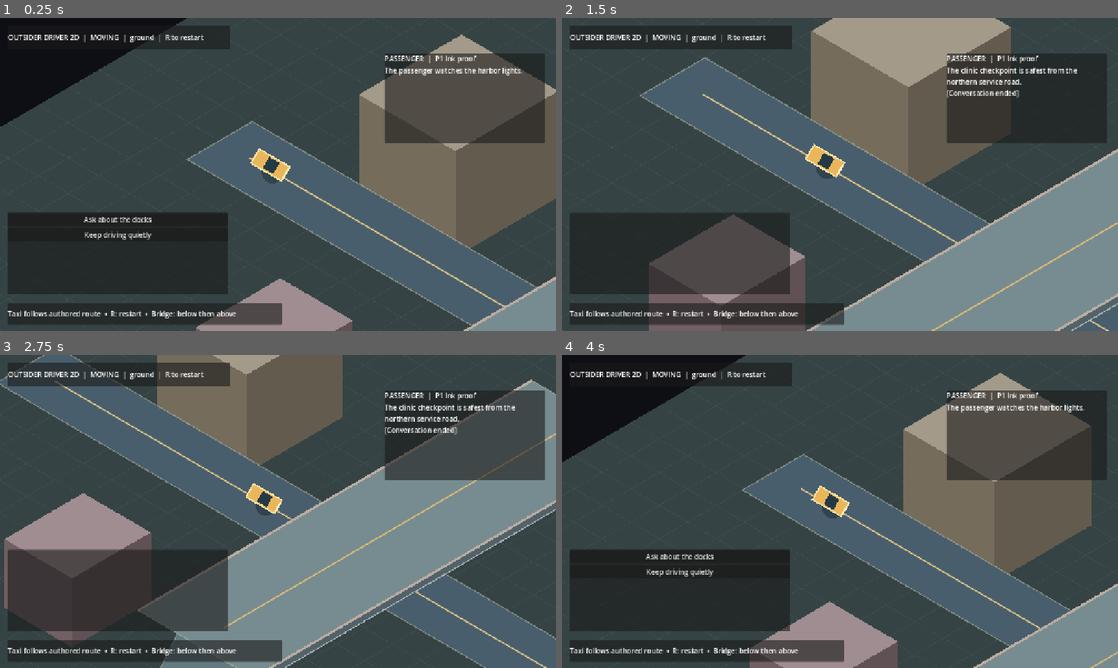
Above: before the commit, frames 1-4 (two rows, left to right).
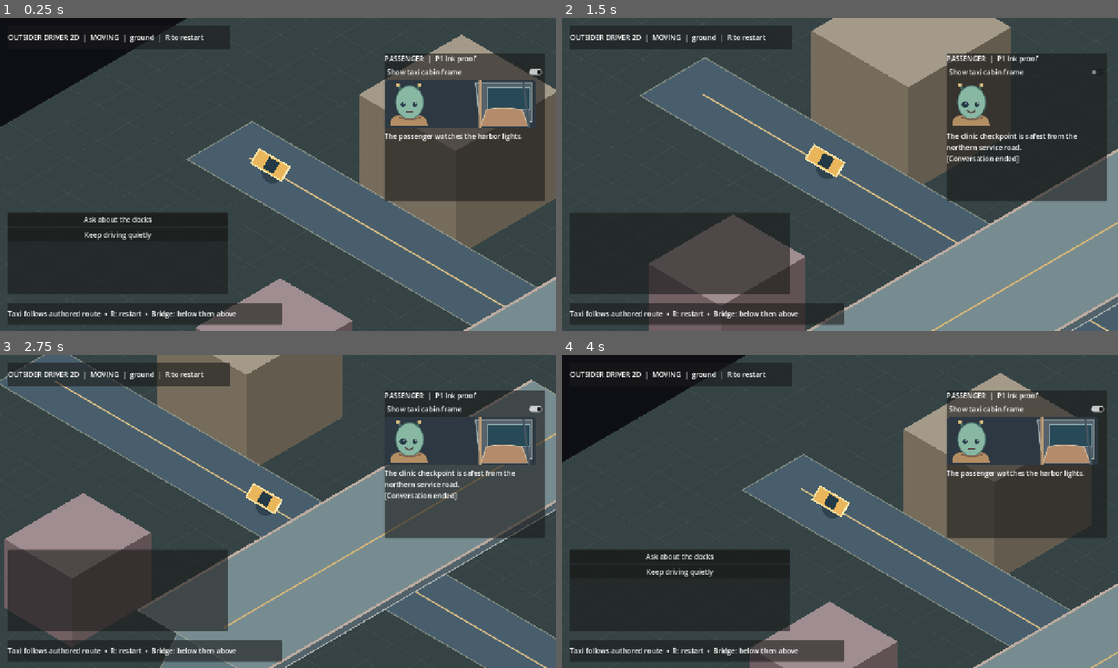
Above: after the commit, the same moments.

Repository: MohamedXIV/outsider-driver-2d
Game: Godot game, scene res://scenes/main.tscn
The game is run twice, just before and just after one commit, with the same random seed, the same clock (stepped at 60 frames per second) and the same inputs.
Inputs (mouse positions are in pixels of both pictures, inside the frame that each line leads up to):
- Up to frame 1 (0.25 s): no input
- Up to frame 2 (1.5 s): click "Ask about the docks" at 0.5 s; click (1029, 71) at 1.25 s, where only the run after the commit has a clickable "Show taxi cabin frame"
- Up to frame 3 (2.75 s): click (467, 408) at 2 s, where only the run after the commit has a clickable "Show taxi cabin frame"
- Up to frame 4 (4 s): click (1029, 408) at 2.75 s, where only the run after the commit has a clickable "Show taxi cabin frame"; tap Enter at 3.5 s; tap R at 3.6 s

The runs differ from the first frame. In frame 1, 9.9% of the frame differs, in the area x 69-98%, y 15-59%; in frame 2, 6.7%; in frame 3, 7.7%; in frame 4, 9.8%.

Commit message:
P1.2: validated spritesheet passenger and optional cabin presentation
* feat(p1): add four-frame 2D passenger atlas and optional cabin art

* feat(p1): plug spritesheet presenter into HUD with persistent cabin-frame toggle

* test(p1): exercise avatar and cabin-frame modes in Chromium with native Godot

* docs(p1): record passenger atlas and cabin toggle Web evidence

* docs: mark passenger presentation proof without closing P1

Diff:
--- /dev/null
+++ b/assets/passengers/docks_visitor.svg
@@ -0,0 +1,7 @@
+<svg xmlns="http://www.w3.org/2000/svg" width="384" height="96" viewBox="0 0 384 96">
+<!-- Four adjacent 96x96 frames: neutral, curious, uneasy, speaking -->
+<g transform="translate(0,0)"><path d="M5 96 Q5 73 26 74 L70 74 Q90 73 92 96" fill="#b38e63"/><ellipse cx="50" cy="43" rx="32" ry="38" fill="#88b7a3" stroke="#466d68" stroke-width="2"/><path d="M29 12 L23 2 M68 12 L73 2" stroke="#466d68" stroke-width="5" stroke-linecap="round"/><circle cx="23" cy="3" r="5" fill="#d9bd7b"/><circle cx="73" cy="3" r="5" fill="#d9bd7b"/><ellipse cx="35" cy="48" rx="6" ry="5" fill="#243845"/><ellipse cx="62" cy="48" rx="6" ry="5" fill="#243845"/><circle cx="37" cy="46" r="2" fill="#cce5db"/><circle cx="64" cy="46" r="2" fill="#cce5db"/><path d="M41 65 L58 65" stroke="#533a40" stroke-width="3" fill="none"/><path d="M26 78 Q50 85 76 78" stroke="#7d604d" stroke-width="4" fill="none"/></g>
+<g transform="translate(96,0)"><path d="M5 96 Q5 73 26 74 L70 74 Q90 73 92 96" fill="#b38e63"/><ellipse cx="50" cy="43" rx="32" ry="38" fill="#88b7a3" stroke="#466d68" stroke-width="2"/><path d="M29 12 L23 2 M68 12 L73 2" stroke="#466d68" stroke-width="5" stroke-linecap="round"/><circle cx="23" cy="3" r="5" fill="#d9bd7b"/><circle cx="73" cy="3" r="5" fill="#d9bd7b"/><ellipse cx="35" cy="48" rx="8" ry="7" fill="#243845"/><ellipse cx="62" cy="48" rx="6" ry="5" fill="#243845"/><circle cx="37" cy="46" r="2" fill="#cce5db"/><circle cx="64" cy="46" r="2" fill="#cce5db"/><path d="M40 62 Q50 72 59 61" stroke="#533a40" stroke-width="3" fill="none"/><path d="M26 78 Q50 85 76 78" stroke="#7d604d" stroke-width="4" fill="none"/></g>
+<g transform="translate(192,0)"><path d="M5 96 Q5 73 26 74 L70 74 Q90 73 92 96" fill="#b38e63"/><ellipse cx="50" cy="43" rx="32" ry="38" fill="#88b7a3" stroke="#466d68" stroke-width="2"/><path d="M29 12 L23 2 M68 12 L73 2" stroke="#466d68" stroke-width="5" stroke-linecap="round"/><circle cx="23" cy="3" r="5" fill="#d9bd7b"/><circle cx="73" cy="3" r="5" fill="#d9bd7b"/><ellipse cx="35" cy="50" rx="5" ry="3" fill="#243845"/><ellipse cx="62" cy="50" rx="5" ry="3" fill="#243845"/><path d="M40 67 Q49 61 58 67" stroke="#533a40" stroke-width="3" fill="none"/><path d="M26 78 Q50 85 76 78" stroke="#7d604d" stroke-width="4" fill="none"/></g>
+<g transform="translate(288,0)"><path d="M5 96 Q5 73 26 74 L70 74 Q90 73 92 96" fill="#b38e63"/><ellipse cx="50" cy="43" rx="32" ry="38" fill="#88b7a3" stroke="#466d68" stroke-width="2"/><path d="M29 12 L23 2 M68 12 L73 2" stroke="#466d68" stroke-width="5" stroke-linecap="round"/><circle cx="23" cy="3" r="5" fill="#d9bd7b"/><circle cx="73" cy="3" r="5" fill="#d9bd7b"/><ellipse cx="35" cy="48" rx="6" ry="5" fill="#243845"/><ellipse cx="62" cy="48" rx="6" ry="5" fill="#243845"/><circle cx="37" cy="46" r="2" fill="#cce5db"/><circle cx="64" cy="46" r="2" fill="#cce5db"/><ellipse cx="49" cy="62" rx="7" ry="8" fill="#44343b"/><path d="M26 78 Q50 85 76 78" stroke="#7d604d" stroke-width="4" fill="none"/></g>
+</svg>
--- /dev/null
+++ b/assets/passengers/taxi_seat_frame.svg
@@ -0,0 +1,9 @@
+<svg xmlns="http://www.w3.org/2000/svg" width="350" height="110" viewBox="0 0 350 110">
+<!-- A decorative 2D taxi-cabin hint, not a 3D character placement. -->
+<rect x="0" y="0" width="350" height="110" rx="8" fill="#2d3842"/>
+<path d="M210 5 L340 5 L340 95 L220 95 Z" fill="#56636d" stroke="#9bada9" stroke-width="3"/>
+<path d="M238 15 L335 15 L335 66 L238 66 Z" fill="#284957" stroke="#91abae" stroke-width="2"/>
+<path d="M234 68 Q268 58 317 68 L331 104 L223 104 Z" fill="#b48b6b" stroke="#dcc5a5" stroke-width="2"/>
+<path d="M220 109 L220 0" stroke="#bd9b75" stroke-width="6"/>
+<path d="M320 3 L333 108" stroke="#465661" stroke-width="5"/>
+</svg>
--- a/scenes/main.tscn
+++ b/scenes/main.tscn
@@ -1,7 +1,9 @@
-[gd_scene load_steps=3 format=3]
+[gd_scene load_steps=5 format=3]
 
 [ext_resource type="Script" path="res://scripts/main.gd" id="1_main"]
 [ext_resource type="Script" path="res://scripts/world_view.gd" id="2_view"]
+[ext_resource type="Script" path="res://scripts/presentation/passenger_presenter.gd" id="3_presenter"]
+[ext_resource type="Texture2D" path="res://assets/passengers/taxi_seat_frame.svg" id="4_seat"]
 
 [node name="OutsiderDriver" type="Node2D"]
 script = ExtResource("1_main")
@@ -39,7 +41,7 @@
 offset_left = 885.0
 offset_top = 82.0
 offset_right = 1255.0
-offset_bottom = 288.0
+offset_bottom = 422.0
 
 [node name="PassengerBody" type="VBoxContainer" parent="HUD/PassengerPanel"]
 layout_mode = 2
@@ -48,8 +50,34 @@
 layout_mode = 2
 text = "PASSENGER  |  P1 Ink proof"
 
+
+[node name="FrameToggle" type="CheckButton" parent="HUD/PassengerPanel/PassengerBody"]
+layout_mode = 2
+text = "Show taxi cabin frame"
+button_pressed = true
+
+[node name="AvatarCanvas" type="Control" parent="HUD/PassengerPanel/PassengerBody"]
+custom_minimum_size = Vector2(350, 112)
+layout_mode = 2
+script = ExtResource("3_presenter")
+
+[node name="SeatFrame" type="TextureRect" parent="HUD/PassengerPanel/PassengerBody/AvatarCanvas"]
+offset_right = 350.0
+offset_bottom = 110.0
+texture = ExtResource("4_seat")
+expand_mode = 1
+stretch_mode = 5
+
+[node name="AvatarTexture" type="TextureRect" parent="HUD/PassengerPanel/PassengerBody/AvatarCanvas"]
+offset_left = 8.0
+offset_top = 7.0
+offset_right = 104.0
+offset_bottom = 103.0
+expand_mode = 1
+stretch_mode = 5
+
 [node name="PassengerText" type="Label" parent="HUD/PassengerPanel/PassengerBody"]
-custom_minimum_size = Vector2(350, 120)
+custom_minimum_size = Vector2(350, 92)
 layout_mode = 2
 text = "Loading story..."
 autowrap_mode = 3
--- a/scripts/main.gd
+++ b/scripts/main.gd
@@ -5,6 +5,10 @@
 @onready var _status: Label = $HUD/InfoPanel/InfoLabel
 @onready var _passenger_label: Label = $HUD/PassengerPanel/PassengerBody/PassengerText
 @onready var _choice_list: VBoxContainer = $HUD/ChoicePanel/ChoiceList
+@onready var _portrait: PassengerPresenter = $HUD/PassengerPanel/PassengerBody/AvatarCanvas
+@onready var _frame_toggle: CheckButton = $HUD/PassengerPanel/PassengerBody/FrameToggle
+
+const PRESENTATION_PREFS: String = "user://passenger_presentation.cfg"
 
 const INK_PROBE_PATH: String = "res://stories/p1_probe.ink.json"
 var _ink: InkBridge
@@ -13,6 +17,7 @@
 
 
 func _ready() -> void:
+	_initialize_presentation()
 	_restart()
 	# Godot is still registering children inside _ready. Ink's singleton is
 	# created only after the scene tree completes this initialization pass.
@@ -55,6 +60,7 @@
 	if not _ink.open_compiled(story_json, get_tree()):
 		_passenger_label.text = "Could not load the Ink story."
 		return
+	_portrait.set_expression("neutral")
 	_show_ink(_ink.advance())
 	if OS.has_feature("web"):
 		JavaScriptBridge.eval("document.documentElement.dataset.inkReady='true'", true)
@@ -77,8 +83,39 @@
 func _on_choice(index: int) -> void:
 	var consequence: Dictionary = _ink.choose(index)
 	_show_ink(consequence)
+	var tags: Array = consequence["tags"]
+	if tags.has("fact:docks-route"):
+		_portrait.set_expression("curious")
+	elif tags.has("suspicion:1"):
+		_portrait.set_expression("uneasy")
 	if OS.has_feature("web"):
 		JavaScriptBridge.eval("document.documentElement.dataset.inkChoice='selected'", true)
+
+
+func _initialize_presentation() -> void:
+	var settings: ConfigFile = ConfigFile.new()
+	settings.load(PRESENTATION_PREFS)
+	var framed: bool = bool(settings.get_value("passenger", "framed", true))
+	_frame_toggle.set_pressed_no_signal(framed)
+	_portrait.set_framed(framed)
+	_frame_toggle.toggled.connect(_on_frame_toggled)
+	_publish_frame_mode(framed)
+
+
+func _on_frame_toggled(framed: bool) -> void:
+	_portrait.set_framed(framed)
+	var settings: ConfigFile = ConfigFile.new()
+	settings.set_value("passenger", "framed", framed)
+	var result: Error = settings.save(PRESENTATION_PREFS)
+	if result != OK:
+		push_warning("Passenger presentation preferences could not be saved.")
+	_publish_frame_mode(framed)
+
+
+func _publish_frame_mode(framed: bool) -> void:
+	if OS.has_feature("web"):
+		var value: String = "framed" if framed else "avatar"
+		JavaScriptBridge.eval("document.documentElement.dataset.cabinFrame='%s'" % value, true)
 
 
 func _restart() -> void:
--- /dev/null
+++ b/scripts/presentation/passenger_presenter.gd
@@ -0,0 +1,52 @@
+class_name PassengerPresenter
+extends Control
+
+# Replaces static portrait rendering without exposing it to Ink or GameSession.
+# The four frames in this starter sheet are deliberately simple placeholders.
+const FRAME_SIZE: Vector2 = Vector2(96, 96)
+const SHEET: Texture2D = preload("res://assets/passengers/docks_visitor.svg")
+const EXPRESSIONS: Dictionary = {
+	"neutral": 0,
+	"curious": 1,
+	"uneasy": 2,
+	"speaking": 3
+}
+
+@onready var _avatar: TextureRect = $AvatarTexture
+@onready var _seat: TextureRect = $SeatFrame
+
+var _atlas: AtlasTexture
+var _expression: String = "neutral"
+var _framed: bool = true
+
+
+func _ready() -> void:
+	_atlas = AtlasTexture.new()
+	_atlas.atlas = SHEET
+	_avatar.texture = _atlas
+	_update_display()
+
+
+func set_expression(value: String) -> void:
+	_expression = value if EXPRESSIONS.has(value) else "neutral"
+	if is_node_ready():
+		_update_display()
+
+
+func set_framed(value: bool) -> void:
+	_framed = value
+	if is_node_ready():
+		_update_display()
+
+
+func is_framed() -> bool:
+	return _framed
+
+
+func get_expression() -> String:
+	return _expression
+
+
+func _update_display() -> void:
+	_atlas.region = Rect2(Vector2(float(EXPRESSIONS[_expression]) * FRAME_SIZE.x, 0), FRAME_SIZE)
+	_seat.visible = _framed
Not shown, changed: .github/workflows/p1-ink.yml
Not shown, added: docs/P1_PRESENTATION.md
Not shown, changed: docs/ROADMAP.md
Not shown, changed: tests/web_ink_smoke.cjs
